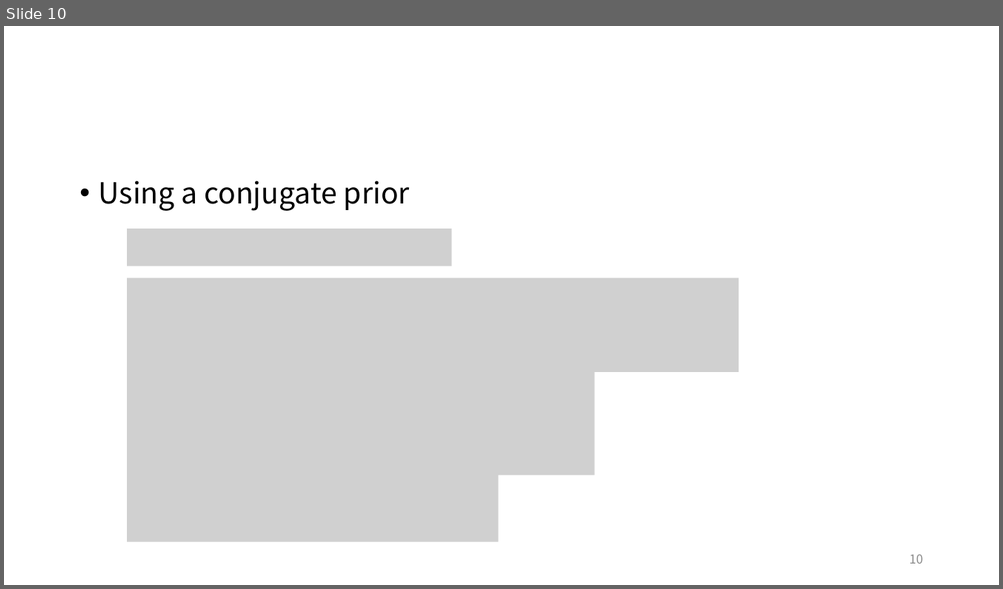
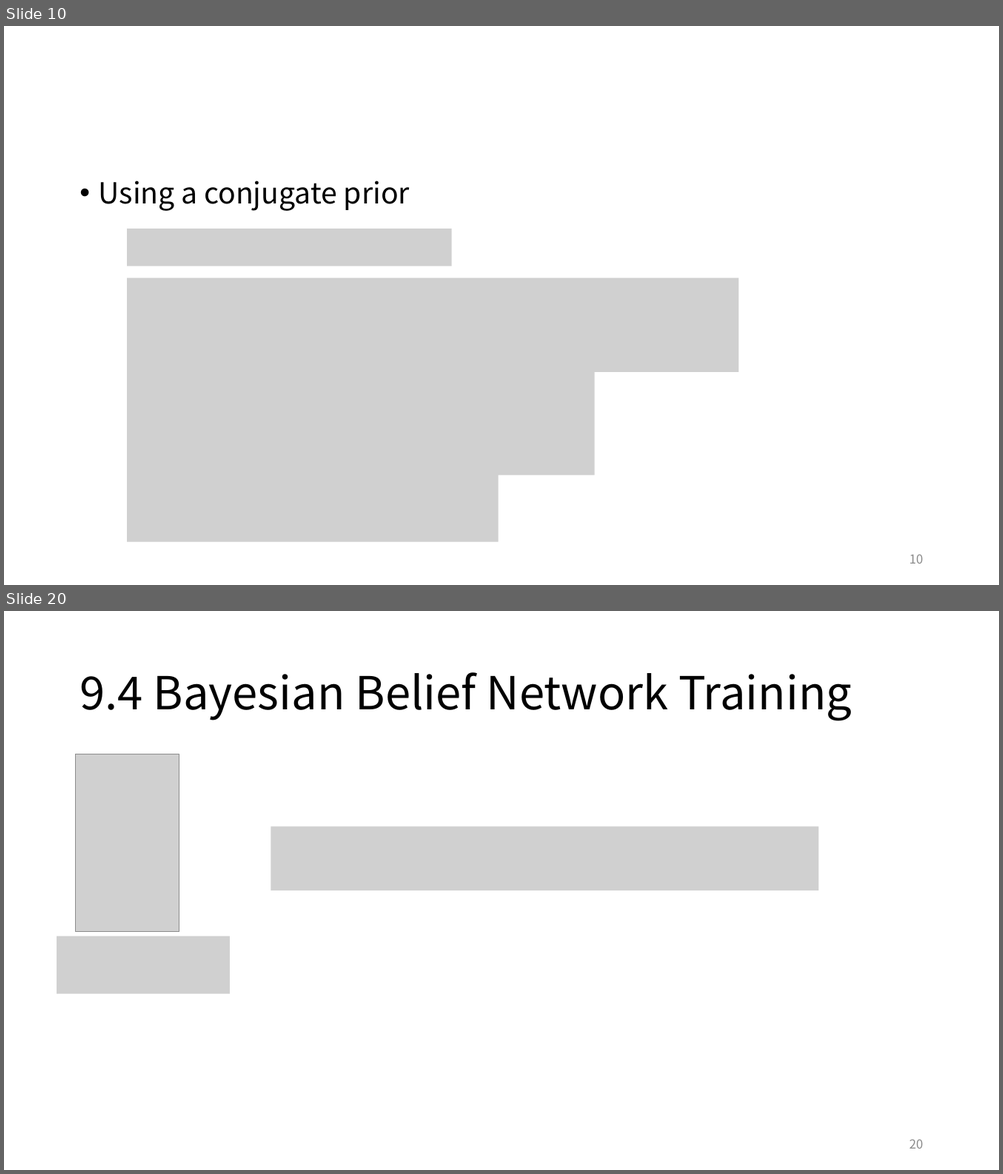
Before and after one commit to ggorr/MachineLearning, a slide deck: BRML/Ch09/BRML_Ch09.pptx. Shown one above the other, each under a label of ours: slide 10 before the commit, slides 10 and 20 after it; the slides between them are not shown. The pictures are 1003x589 and 1003x1174 pixels, drawn with LibreOffice and Linux fonts; fonts in the diff are those of the drawing; grey boxes stand for pictures. Boxes give left, top, right and bottom in pixels: in the first picture for what was removed or moved away, otherwise in the second. Text is boxed around its words. In the diff, an @@ line names an element or a change of style, - is before the commit and + after.

```diff
--- a/BRML/Ch09/BRML_Ch09.pptx
+++ b/BRML/Ch09/BRML_Ch09.pptx
@@ slide 20 added at (4,611,999,1170), background #FFFFFF @@
@@ title added at (79,672,851,721), 44 pt, text #000000 @@
+9.4 Bayesian Belief Network Training
@@ picture added at (76,755,179,932) @@
@@ picture added at (271,826,819,891) @@
@@ picture added at (57,937,230,994) @@
@@ page number added at (909,1139,923,1149), 12 pt, text #8C8C8C @@
+20
```
Also in this commit, not shown: 9 other slides added.
